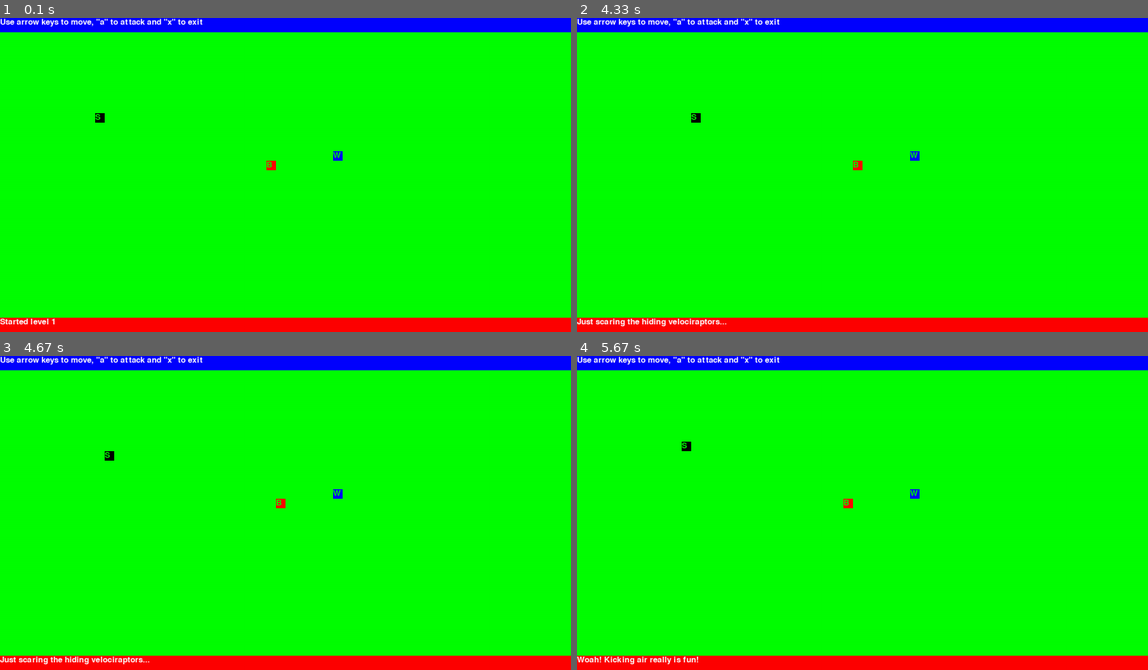
Above: before the commit, frames 1-4 (two rows, left to right).
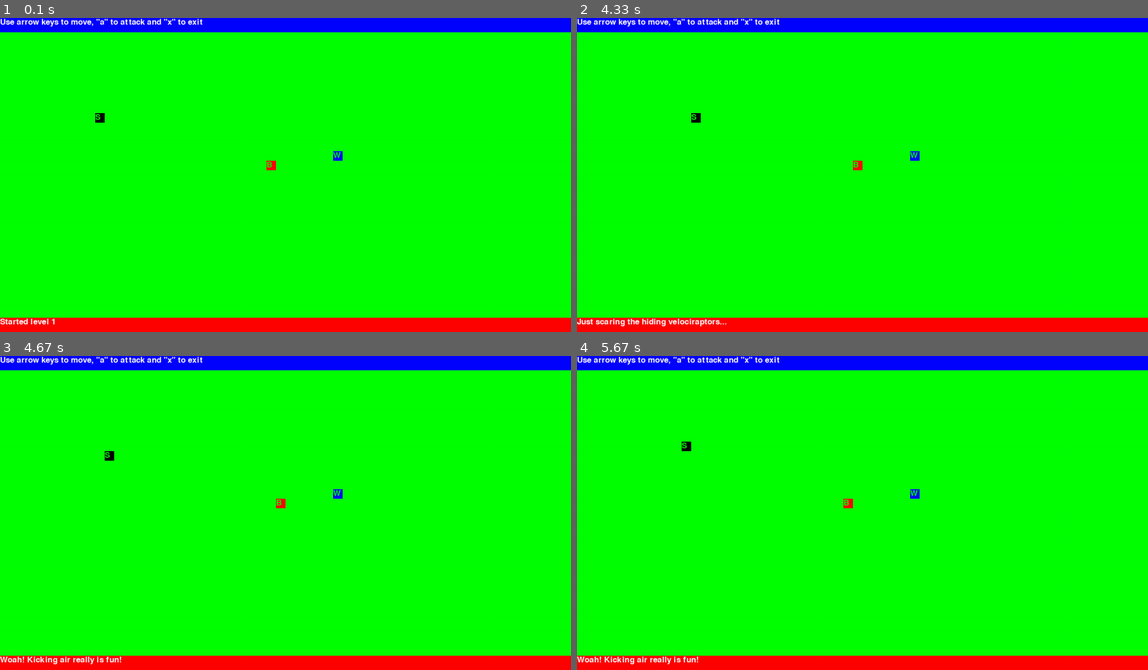
Above: after the commit, the same moments.

Repository: pytonc/udacity
Game: pygame game, started from classic-games/hello_class/game.py
The game is run twice, just before and just after one commit, with the same random seed, the same clock (stepped at 60 frames per second) and the same inputs. The source is Python 2; it was converted automatically to run under Python 3.
Inputs:
- Up to frame 1 (0.1 s): no input
- Up to frame 2 (4.33 s): hold A 0.33-0.8 s; hold Right 0.33-0.8 s; hold Right 0.83-1.3 s; hold Up 1.33-1.9 s; hold Right 1.93-2.68 s; tap A at 2.08 s; hold Left 2.72-3.45 s; hold Down from 3.48 s (still down)
- Up to frame 3 (4.67 s): release Down at 4.35 s; hold Left from 4.38 s (still down); tap A at 4.53 s
- Up to frame 4 (5.67 s): release Left at 5.33 s; hold Up from 5.37 s (still down)

Frames 1-2 are identical in both runs. In frame 3, 0.3% of the frame differs, in the area x 0-27%, y 95-99%; in frame 4, nothing differs.

Commit message:
Fix statusbar update

Diff:
--- a/classic-games/hello_class/ui_pygame.py
+++ b/classic-games/hello_class/ui_pygame.py
@@ -180,6 +180,7 @@
 
     def set_status(self, msg):
         self.bottombar.set_message(msg)
+        self.draw_window()
 
     def get_student(self):
         return self.student
@@ -221,6 +222,7 @@
                             self.student.attack(bug)
                             bug.act(self.student,
                                     SDLUserInterface.DIRECTIONS)
+                        self.draw_window()
 
             if self.exit_loop() == True:
                 print "Exiting the loop"
@@ -231,14 +233,12 @@
         print "Yay!"
         self.level_completed_sound.play()
         self.set_status("Level Completed!")
-        self.draw_window()
         pygame.time.delay(3 * 1000)
 
     def notify_game_over(self):
         print "Doh!"
         self.game_over_sound.play()
         self.set_status("GAME OVER!")
-        self.draw_window()
         pygame.time.delay(3 * 1000)
 
 ##
